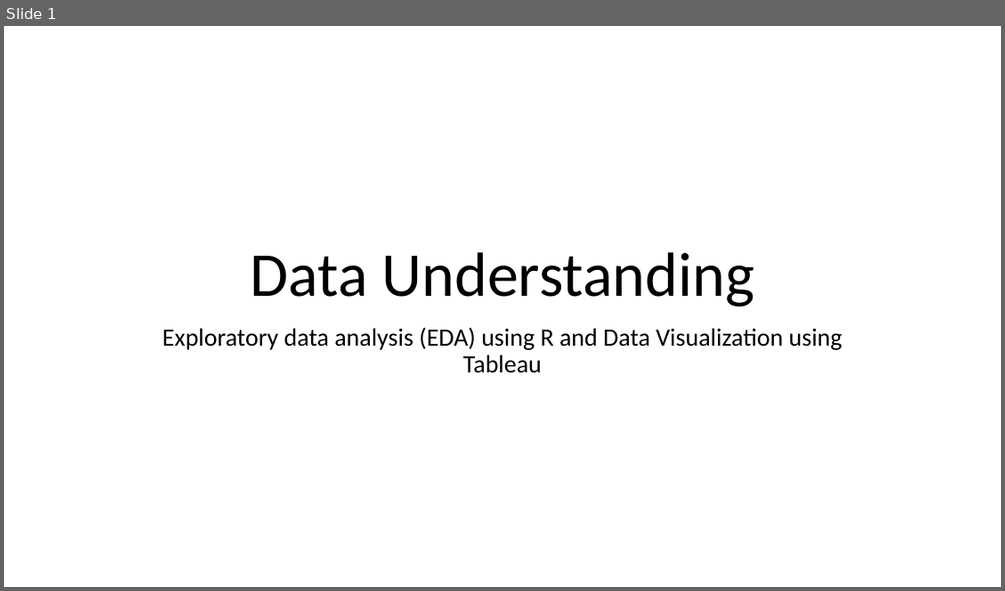
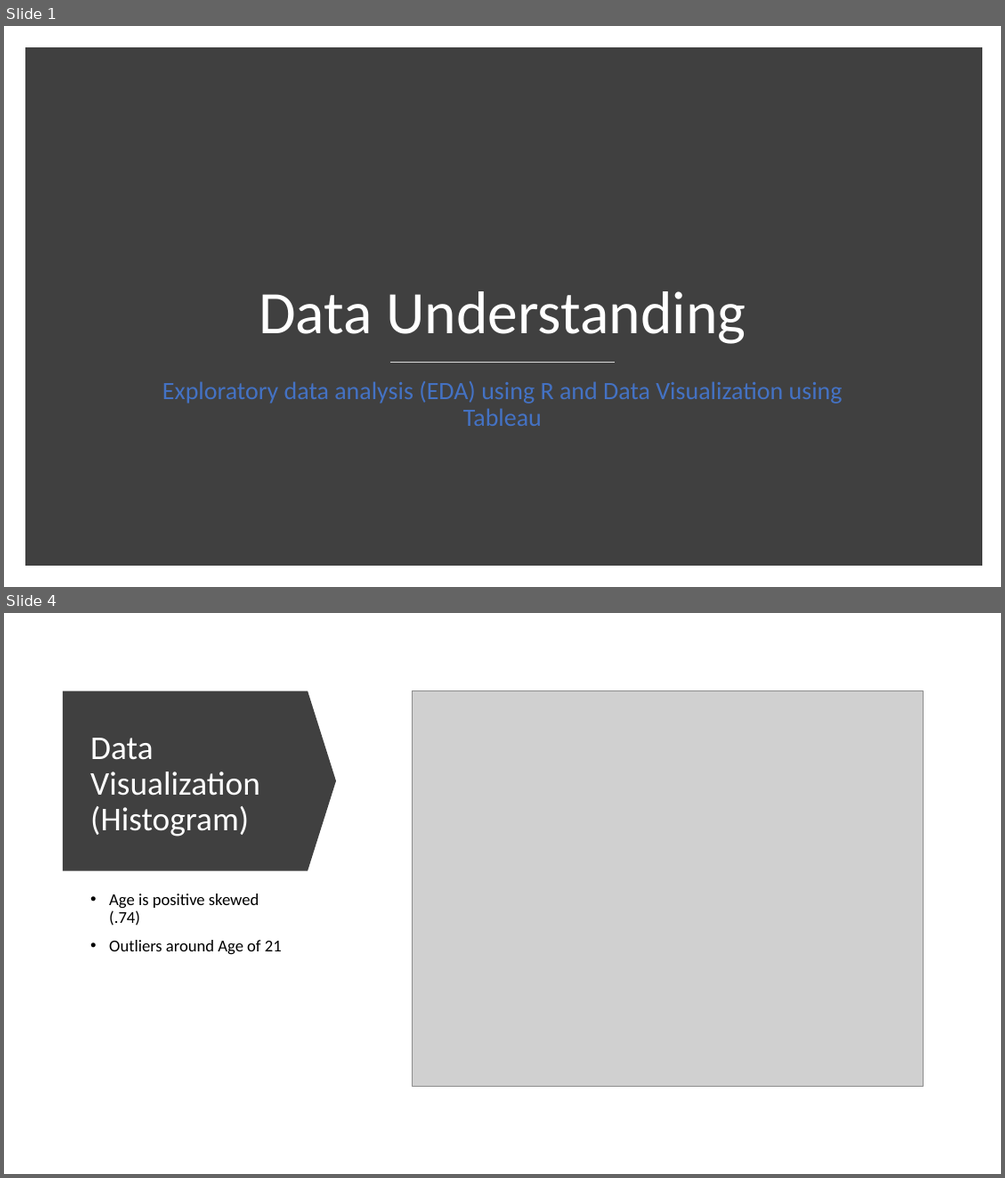
Before and after one commit to SyedNadir/freemium-ab-testing, a slide deck: documents/presentation/data understanding.pptx. Shown one above the other, each under a label of ours: slide 1 before the commit, slides 1 and 4 after it; the slides between them are not shown. The pictures are 1005x591 and 1005x1178 pixels, drawn with LibreOffice and Linux fonts; fonts in the diff are those of the drawing; grey boxes stand for pictures. Boxes give left, top, right and bottom in pixels: in the first picture for what was removed or moved away, otherwise in the second. Text is boxed around its words. In the diff, an @@ line names an element or a change of style, - is before the commit and + after.

```diff
--- a/documents/presentation/data understanding.pptx
+++ b/documents/presentation/data understanding.pptx
@@ slide 4 added at (4,613,1001,1174), background #FFFFFF @@
@@ down arrow added at (63,691,336,871), fill #404040 @@
@@ picture added at (412,690,923,1086) @@
@@ title added at (90,738,260,836), 32 pt, text #FFFFFF @@
+Data Visualization (Histogram)
@@ text added at (109,893,282,955), 16 pt, text #000000 @@
+• Age is positive skewed (.74)
+• Outliers around Age of 21
@@ slide 1 changed as well @@
@@ rectangle added at (30,52,977,561), fill #404040, outline #404040 10 pt @@
@@ title "Data Understanding" at (259,291,745,344): size 60 to 58 pt, text colour #000000 to #FFFFFF @@
@@ line added from (390, 362) to (615, 362), #D9D9D9 1 pt @@
@@ subtitle "Exploratory data analysis (EDA) using ...": place and size @@
-subtitle "Exploratory data analysis (EDA) using ..." at (162,327,842,373)
+subtitle "Exploratory data analysis (EDA) using ..." at (162,381,842,426)
@@ subtitle "Exploratory data analysis (EDA) using ..." at (162,381,842,426): text colour #000000 to #4472C4 @@
```
Also in this commit, not shown: 2 other slides changed, 4 other slides added.
